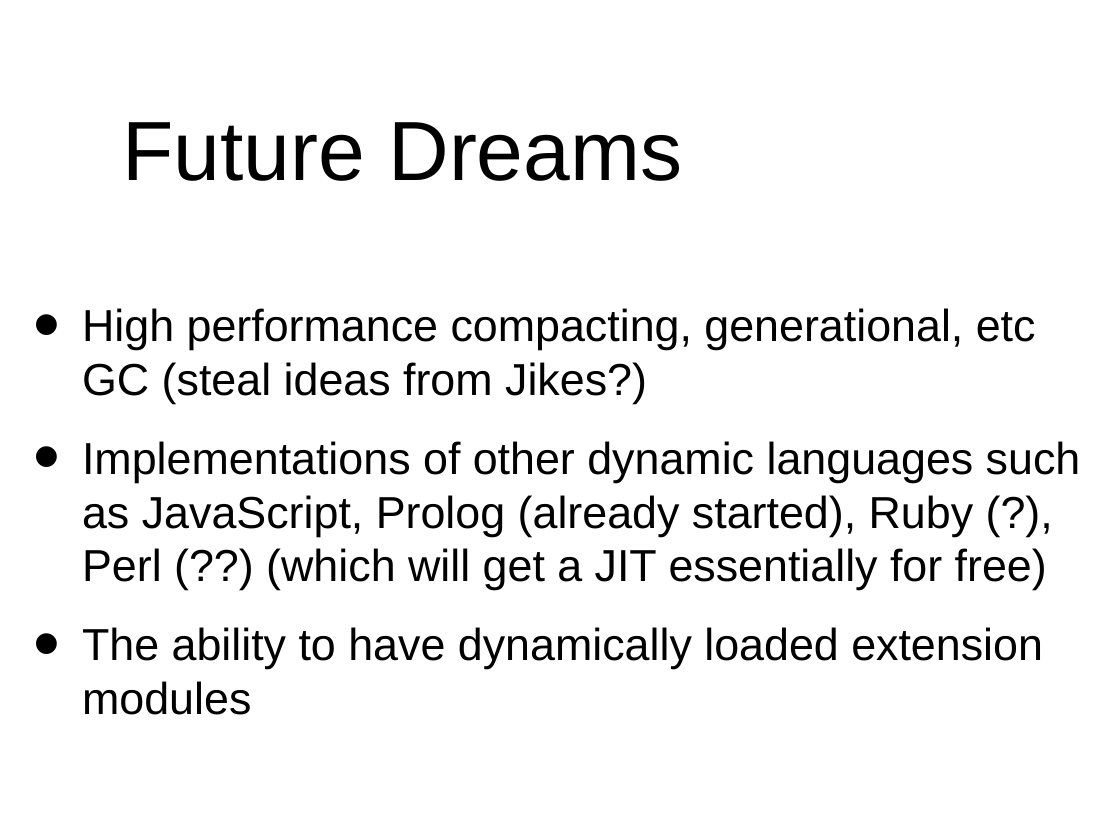
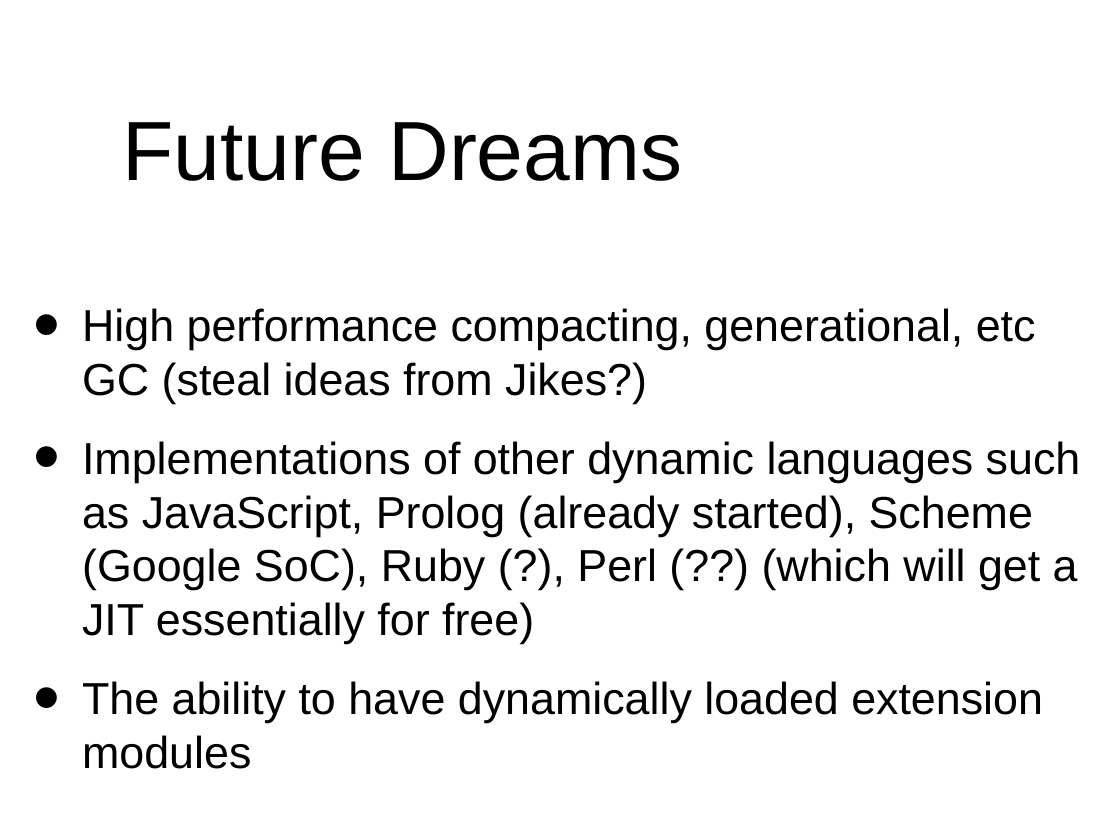
Before and after one commit to wdv4758h/pypy-extradoc, a slide deck: slide 33 of talk/pycon-uno2007/pycon07.odp (slide 28 before the commit). Drawn at 1120x840 pixels with LibreOffice and Linux fonts; fonts in the diff are those of the drawing; background and template pictures are left out. Boxes give left, top, right and bottom in pixels: in the first picture for what was removed or moved away, otherwise in the second. Text is boxed around its words. In the diff, an @@ line names an element or a change of style, - is before the commit and + after.

```diff
--- a/talk/pycon-uno2007/pycon07.odp
+++ b/talk/pycon-uno2007/pycon07.odp
@@ text at (x1=82, y1=441, x2=1081, y2=644): text changed @@
-• Implementations of other dynamic languages such as JavaScript, Prolog (already started), Ruby (?), Perl (??) (which will get a JIT essentially for free)
+• Implementations of other dynamic languages such as JavaScript, Prolog (already started), Scheme (Google SoC), Ruby (?), Perl (??) (which will get a JIT essentially for free)
```
Also in this commit, not shown: 1 other slide changed, 5 slides added, 1 other file.
